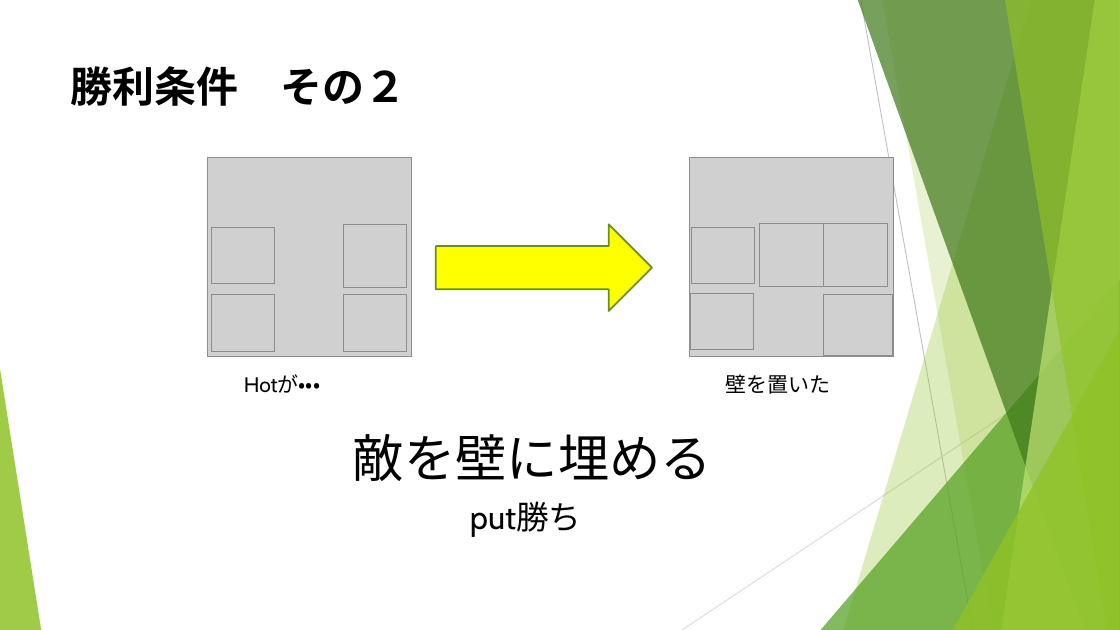
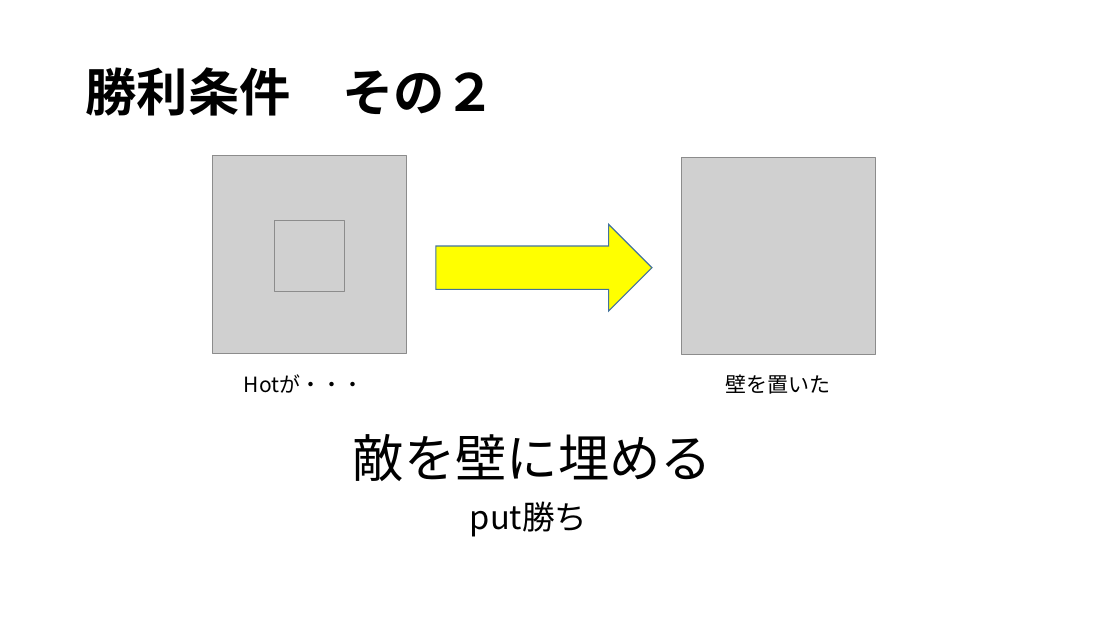
Before and after one commit to noko1024/ChaserDoc, a slide deck: slide 10 of New_U-16.pptx (slide 11 before the commit). Drawn at 1120x630 pixels with LibreOffice and Linux fonts; fonts in the diff are those of the drawing; grey boxes stand for pictures. Boxes give left, top, right and bottom in pixels: in the first picture for what was removed or moved away, otherwise in the second. Text is boxed around its words. In the diff, an @@ line names an element or a change of style, - is before the commit and + after.

```diff
--- a/New_U-16.pptx
+++ b/New_U-16.pptx
@@ title "勝利条件 その２": place and size @@
-title "勝利条件 その２" at <box>71,66,407,106</box>
+title "勝利条件 その２" at <box>85,67,496,116</box>
@@ title "勝利条件 その２" at <box>85,67,496,116</box>: size 36 to 44 pt, font Cabin to Noto Sans CJK JP; line spacing 1 to 0.9; vertical alignment top to middle @@
@@ picture: place and size @@
-picture at <box>208,157,413,357</box>
+picture at <box>213,155,406,354</box>
@@ picture: place and size @@
-picture at <box>689,157,894,357</box>
+picture at <box>682,157,875,355</box>
@@ picture removed at <box>211,227,275,283</box> @@
@@ picture added at <box>274,221,344,292</box> @@
@@ picture removed at <box>343,224,407,287</box> @@
@@ right arrow at <box>436,224,652,311</box>: outline #6B901C 1.5 pt to #43739E 1 pt @@
@@ picture removed at <box>691,227,755,283</box> @@
@@ picture removed at <box>760,223,823,287</box> @@
@@ picture removed at <box>823,223,888,287</box> @@
@@ picture removed at <box>211,295,275,351</box> @@
@@ picture removed at <box>344,295,408,351</box> @@
@@ picture removed at <box>690,293,754,350</box> @@
@@ picture removed at <box>823,295,892,355</box> @@
@@ group removed at <box>0,0,1120,630</box>: 5 freeform shapes, 3 triangles, 2 lines @@
@@ text "Hotが・・・" at <box>244,374,364,393</box>: font Cabin to Noto Sans CJK JP @@
@@ text "put勝ち" at <box>470,501,588,537</box>: font Cabin to Noto Sans CJK JP @@
```
Also in this commit, not shown: 18 other slides changed, 1 slide added, 3 slides removed.
